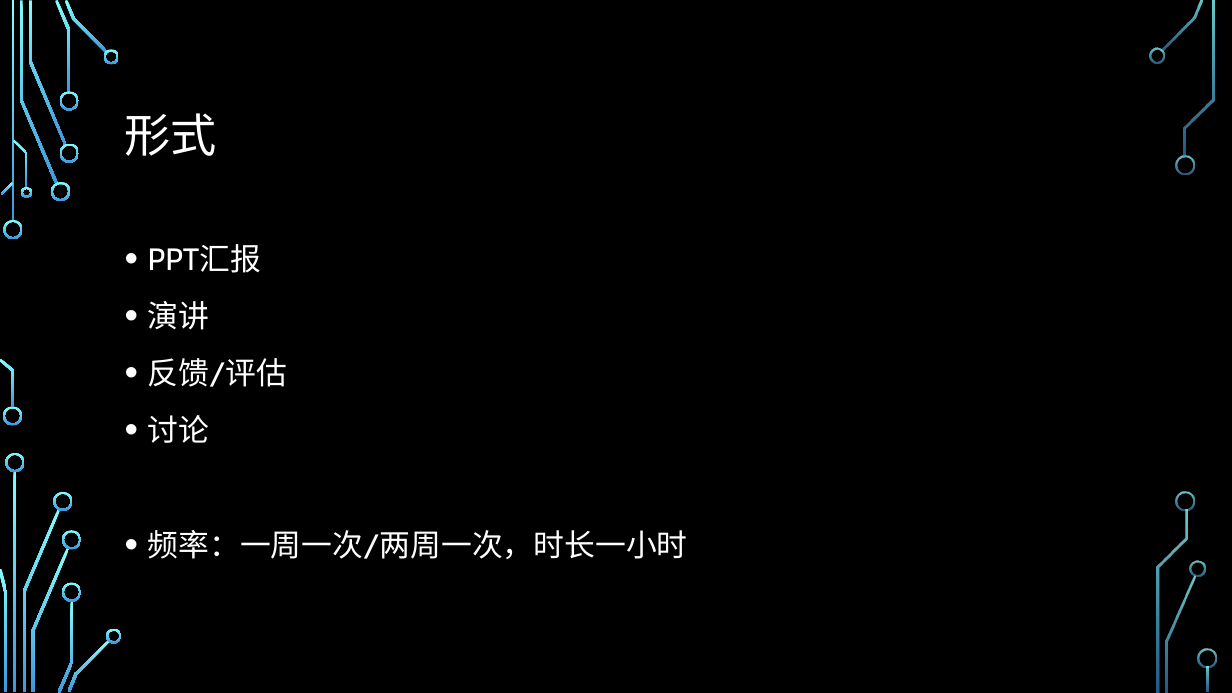
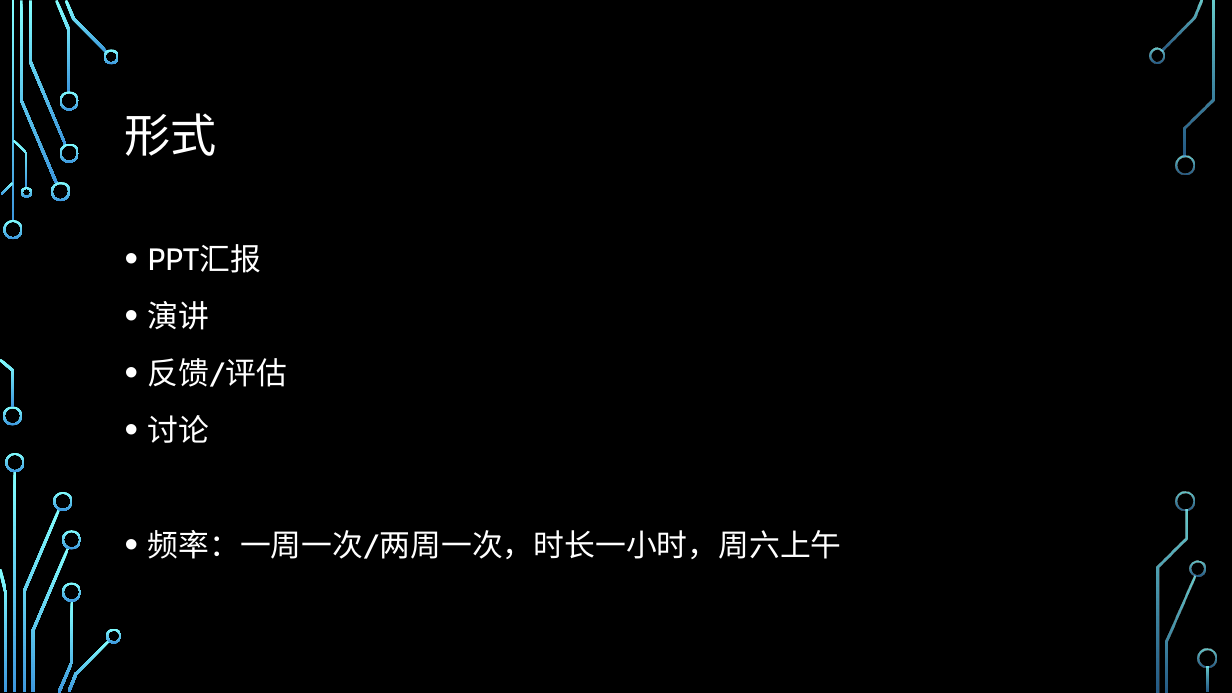
Before and after one commit to WeileiZeng/middle-school-study-plan, a slide deck: slide 5 of shizitang/shizitang.pptx. Drawn at 1232x693 pixels with LibreOffice and Linux fonts; fonts in the diff are those of the drawing; background and template pictures are left out. Boxes give left, top, right and bottom in pixels: in the first picture for what was removed or moved away, otherwise in the second. Text is boxed around its words. In the diff, an @@ line names an element or a change of style, - is before the commit and + after.

```diff
--- a/shizitang/shizitang.pptx
+++ b/shizitang/shizitang.pptx
@@ text at [148,530,842,559]: text changed @@
-• 频率：一周一次/两周一次，时长一小时
+• 频率：一周一次/两周一次，时长一小时，周六上午
```
Also in this commit, not shown: 3 other slides changed, 1 slide added.
